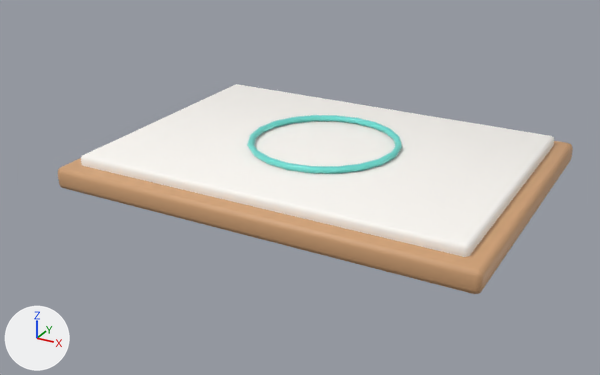
Two versions of the glTF model assets_src/glb/props_hd/prep_mat.glb, one commit apart.
Before and after are seen from a 50 mm camera at (0.317, -0.622, 0.293) aimed at (-0.009, -0.029, -0.003). Lighting does not change. The marker at lower left points along +X, +Y and +Z. The picture after the commit comes second. Vertices at exactly the same position are counted once.

Script lines for the objects in view, before the commit:
```python
me_cube_053 = bpy.data.meshes.new('Cube.053')
me_cube_053.from_pydata(...)  # 56 vertices, 108 faces; spans x -0.19..0.19, y -0.14..0.14, z -0.01..0.01
me_cube_053.materials.append(mat_wood)  # brown #d1a276
me_cube_054 = bpy.data.meshes.new('Cube.054')
me_cube_054.from_pydata(...)  # 56 vertices, 108 faces; spans x -0.175..0.175, y -0.125..0.125, z -0.007..0.007
me_cube_054.materials.append(mat_cream)  # white #fffcf7
me_torus_010 = bpy.data.meshes.new('Torus.010')
me_torus_010.from_pydata(...)  # 120 vertices, 240 faces; spans x -0.069..0.069, y -0.069..0.069, z -0.0026..0.0026
me_torus_010.materials.append(mat_mint)  # cyan #6dddd4
ob_cream = bpy.data.objects.new('Cream', me_cube_054)
ob_cream.location = (0.0, 0.0, 0.022)
ob_mint = bpy.data.objects.new('Mint', me_torus_010)
ob_mint.location = (0.0, 0.0, 0.032)
ob_wood = bpy.data.objects.new('Wood', me_cube_053)
ob_wood.location = (0.0, 0.0, 0.01)
```
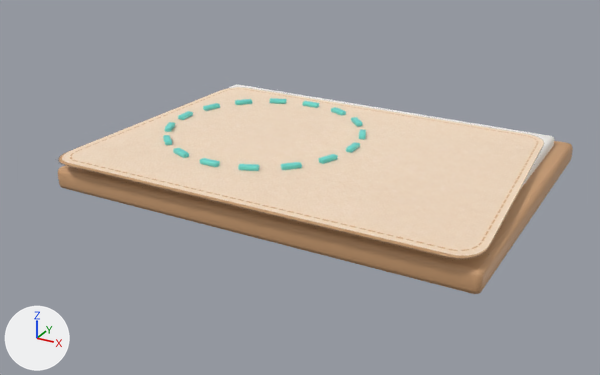
Changed parts and their boxes (x1, y1, x2, y2) in the pictures (600 x 375 px):
'Fabric', added (beige): after (58, 87, 544, 259)
'Mint', reshaped, moved (31% wider, 23% taller): before (247, 115, 402, 174); after (163, 98, 366, 171)

What the commit changed:
Picture 'prep_mat_fabric_v1' (img_prep_mat_fabric_v1) is new.
Material 'Fabric' (mat_fabric) is new.
Its texture is img_prep_mat_fabric_v1 (with its transparency).
Its roughness is 0.92.
me_torus_010 is used by ob_mint; location (0.0, 0.0, 0.032).
me_torus_010 had 120 vertices, 240 faces and spanned x -0.069..0.069, y -0.069..0.069, z -0.0026..0.0026.
me_torus_010 now has 896 vertices, 1728 faces and spans x -0.093..0.093, y -0.003..0.183, z -0.002..0.002.
me_torus_010 part 1: 120 vertices removed from x -0.069..0.069, y -0.069..0.069, z -0.0026..0.0026; 896 vertices added at x -0.093..0.093, y -0.003..0.183, z -0.002..0.002.
Mesh me_fabricoverlaymesh_002 is new.
It has 4 vertices, 2 faces and spans x -0.191..0.191, y -0.145..0.145, z 0.0.
It uses material mat_fabric (picture img_prep_mat_fabric_v1).
Object 'Mint' (ob_mint) moves from (0.0, 0.0, 0.032) to (0.028, 0.0, 0.032).
Object 'Fabric' (ob_fabric) is new; it shows me_fabricoverlaymesh_002.
Its location is (0.0, -0.024, 0.03).
